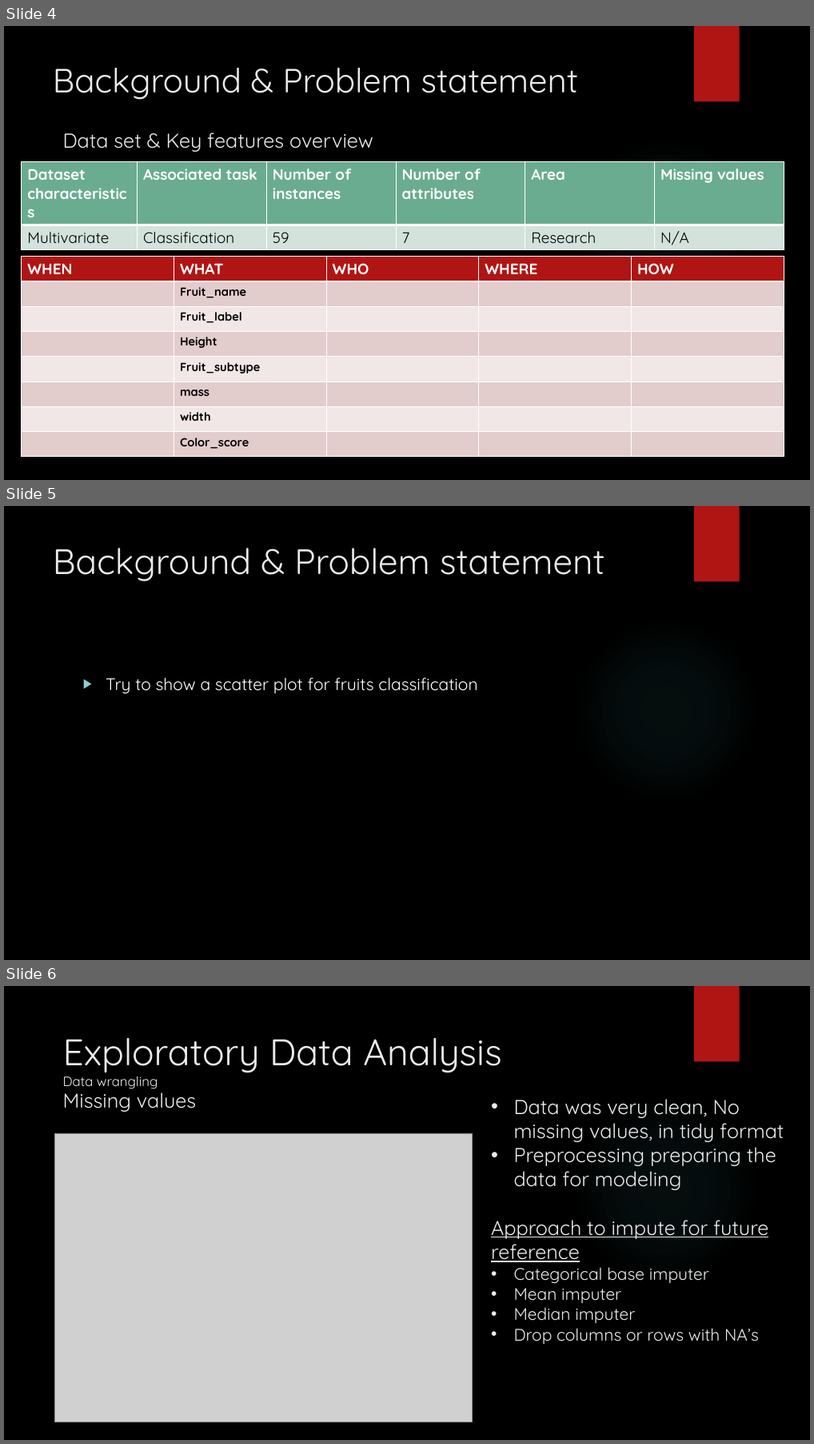
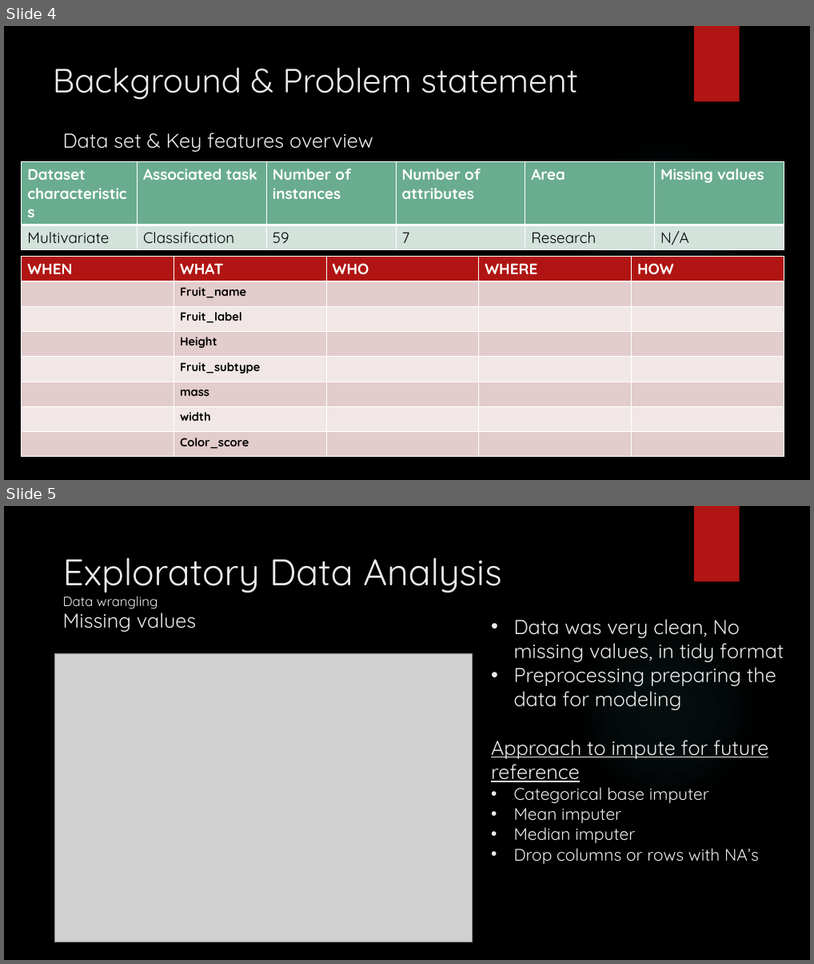
Before and after one commit to SelectTshepo/Presentation, a slide deck: Presentation.pptx. Shown one above the other, each under a label of ours: slides 4, 5 and 6 before the commit, slides 4 and 5 after it. The pictures are 814x1444 and 814x964 pixels, drawn with LibreOffice and Linux fonts; fonts in the diff are those of the drawing; grey boxes stand for pictures; background and template pictures are left out. Boxes give left, top, right and bottom in pixels: in the first picture for what was removed or moved away, otherwise in the second. Text is boxed around its words. In the diff, an @@ line names an element or a change of style, - is before the commit and + after.

```diff
--- a/Presentation.pptx
+++ b/Presentation.pptx
@@ slide 5 removed at (x1=4, y1=506, x2=810, y2=960), background picture (left out); not listed: 2 template elements that a slide beside it also shows @@
@@ title removed at (x1=53, y1=548, x2=606, y2=581) @@
-Background & Problem statement
@@ text removed at (x1=106, y1=677, x2=478, y2=694) @@
-▶ Try to show a scatter plot for fruits classification
@@ what was slide 6 is now slide 5 @@
```
